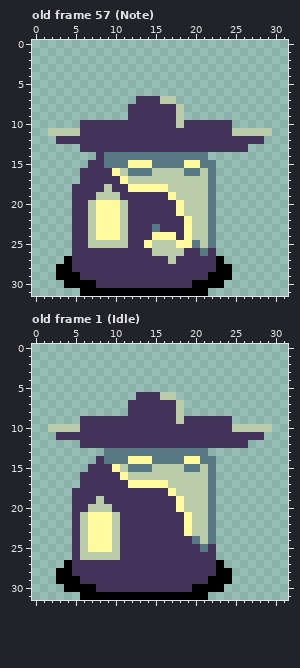
Two states of a pixel-art file, GGJ2026/Assets/Game/Player/PlagueDoctor.aseprite. Above, as it was before the edit.
32x32 pixels, 70 frames. Shown: old frame 57 (Note), old frame 1 (Idle). The commit also changed other frames, which this record leaves out.
The result:
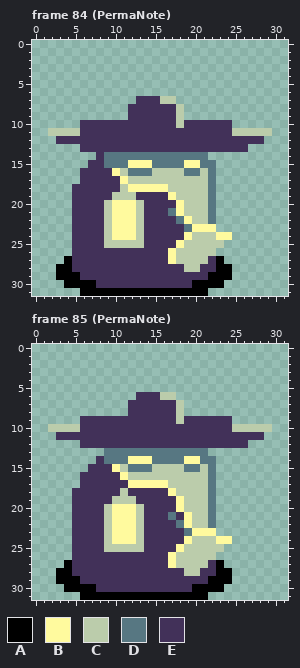
Palette (. is transparent): A #000000  B #fffa9e  C #bbccab  D #577782  E #423159
A new or re-ordered frame is compared with the old frame closest to it.
Diff:
frames 70 -> 95
Frame 84 (PermaNote) is new; against old frame 57 (Note), layers "Objects", "Lantern":
Colour B now appears in row 24 at x 23 to 24.
The author changed colour C to colour B in rows 20 to 22 at x 11; in row 23 at x 11 and 20 to 21; in row 24 at x 11; in rows 26 to 27 at x 17.
The author changed colour D to colour B in row 23 at x 22.
The author changed colour E to colour B in rows 20 to 24 at x 12.
Colour C now appears in row 25 at x 23.
The author changed colour B to colour C in rows 20 to 24 at x 9; in row 25 at x 19.
The author changed colour D to colour C in row 24 at x 22; in row 25 at x 20 and 22; in row 26 at x 21.
The author changed colour E to colour C in row 18 at x 11; in row 19 at x 11 to 12; in rows 20 to 24 at x 13; in row 25 at x 12 to 13; in row 26 at x 19 to 20 and 22; in row 27 at x 18 to 21.
The author changed colour E to colour C in row 28 at x 19 to 20.
The author changed colour B to colour D in row 23 at x 19.
The author changed colour E to colour D in row 21 at x 17; in row 22 at x 18.
The author changed colour B to colour E in rows 20 to 23 at x 8; in row 24 at x 8 and 15 to 17; in row 25 at x 14.
The author changed colour C to colour E in row 18 at x 9; in row 19 at x 8 to 9; in rows 20 to 24 at x 7; in row 25 at x 7 to 8 and 15 to 17; in row 26 at x 15 to 16.
The author changed colour D to colour E in row 23 at x 15.
Frame 85 (PermaNote) is new; against old frame 1 (Idle), layers "Objects", "Lantern":
Colour B now appears in row 24 at x 23 to 24.
The author changed colour C to colour B in rows 21 to 22 at x 10; in row 23 at x 10 and 20 to 21; in row 24 at x 10.
The author changed colour D to colour B in row 23 at x 22.
The author changed colour E to colour B in row 20 at x 10 to 12; in rows 21 to 23 at x 11 to 12; in row 24 at x 11 to 12 and 19; in row 25 at x 18; in rows 26 to 27 at x 17.
Colour C now appears in row 25 at x 23.
The author changed colour B to colour C in rows 21 to 25 at x 9.
The author changed colour D to colour C in row 24 at x 20 and 22; in row 25 at x 21.
The author changed colour E to colour C in row 18 at x 11; in row 19 at x 10 to 12; in rows 20 to 24 at x 13; in row 25 at x 11 to 13, 19 to 20 and 22; in row 26 at x 18 to 22; in row 27 at x 18 to 21.
The author changed colour E to colour C in row 28 at x 19 to 20.
The author changed colour B to colour D in row 23 at x 19.
The author changed colour E to colour D in row 21 at x 17; in row 22 at x 18.
The author changed colour B to colour E in rows 21 to 25 at x 7 to 8.
The author changed colour C to colour E in row 19 at x 8; in row 20 at x 7 to 8; in rows 21 to 25 at x 6; in row 26 at x 6 to 10.
Where, in picture pixels (left, top, right, bottom), the same in both pictures:
changed: (88, 184, 232, 272)
changed: (80, 488, 232, 576)
